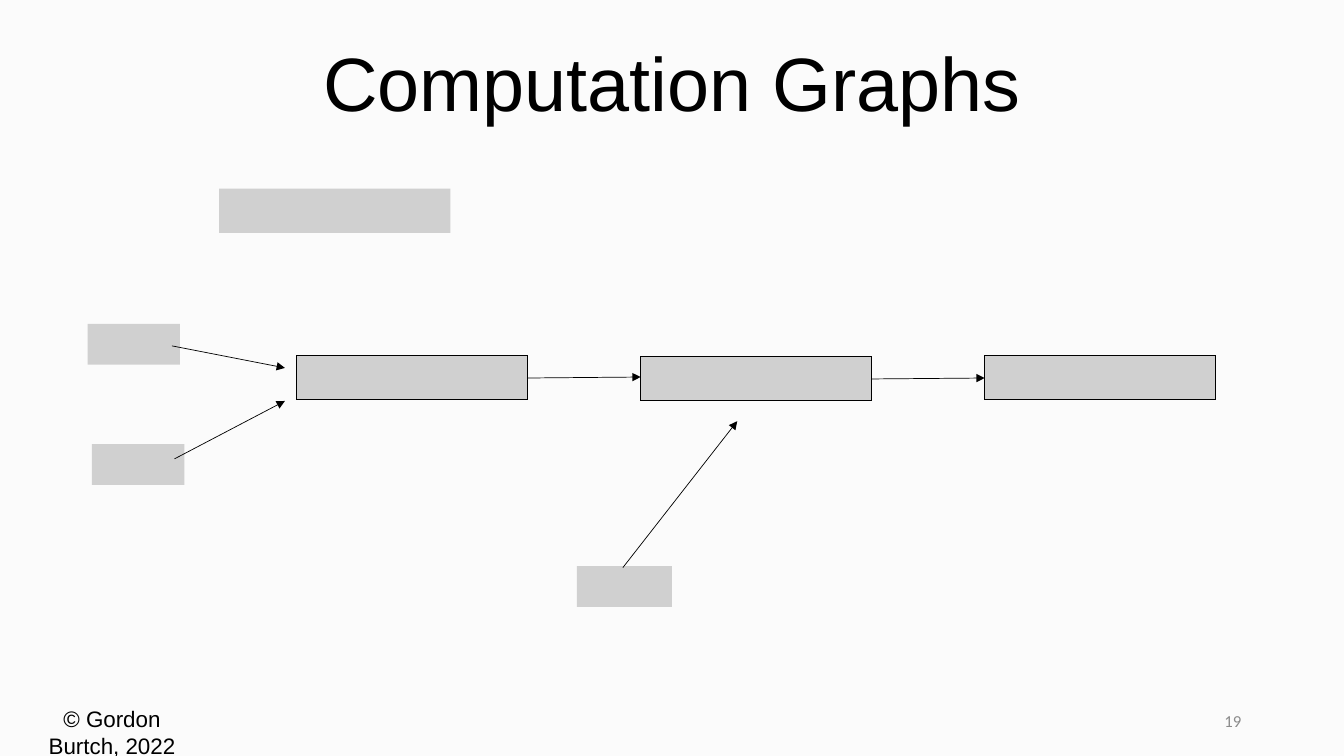
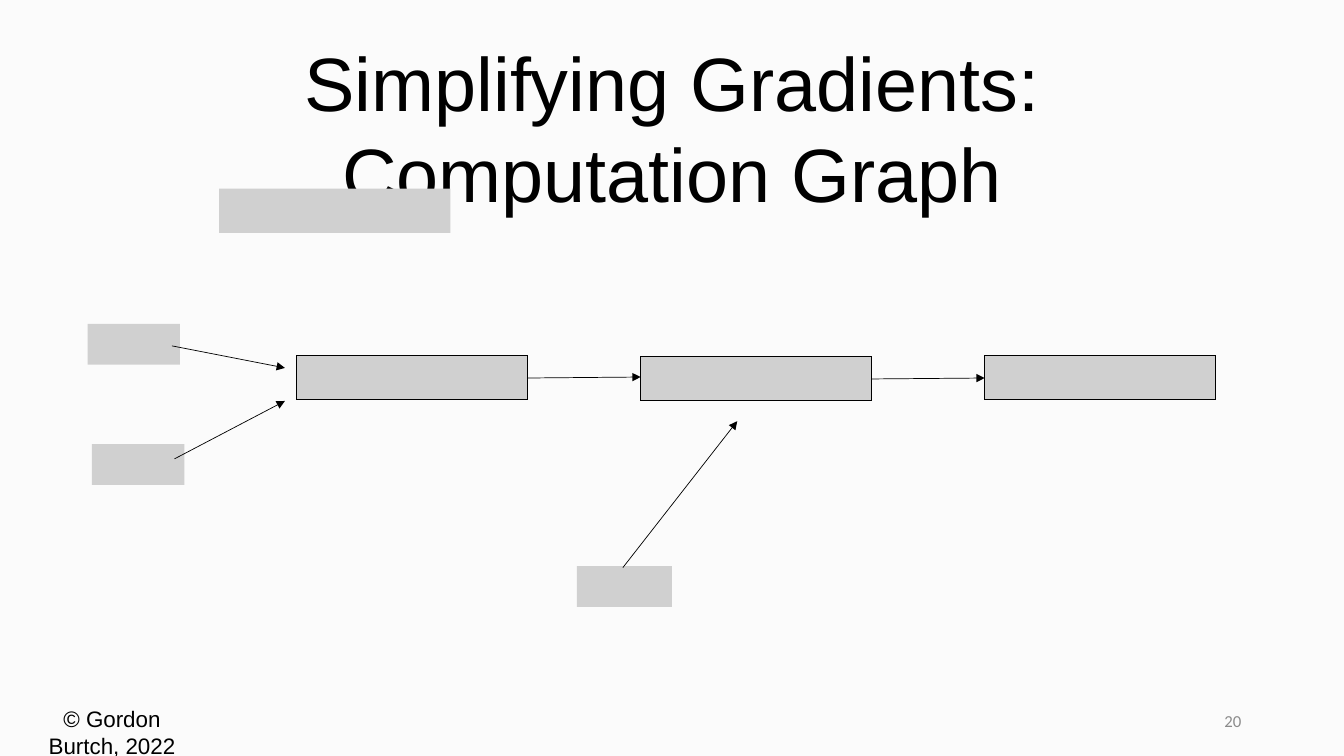
Before and after one commit to zizgao/BA865-2022, a slide deck: slide 20 of Week 2/02 - Math & Keras.pptx (slide 19 before the commit). Drawn at 1344x756 pixels with LibreOffice and Linux fonts; fonts in the diff are those of the drawing; grey boxes stand for pictures. Boxes give left, top, right and bottom in pixels: in the first picture for what was removed or moved away, otherwise in the second. Text is boxed around its words. In the diff, an @@ line names an element or a change of style, - is before the commit and + after.

```diff
--- a/Week 2/02 - Math & Keras.pptx
+++ b/Week 2/02 - Math & Keras.pptx
@@ text at (304, 56, 1040, 216): text changed @@
-Computation Graphs
+Simplifying Gradients: Computation Graph
@@ page number at (1224, 716, 1241, 727): text changed @@
-19
+20
```
Also in this commit, not shown: 2 other slides changed, 1 slide added, 1 other file.
